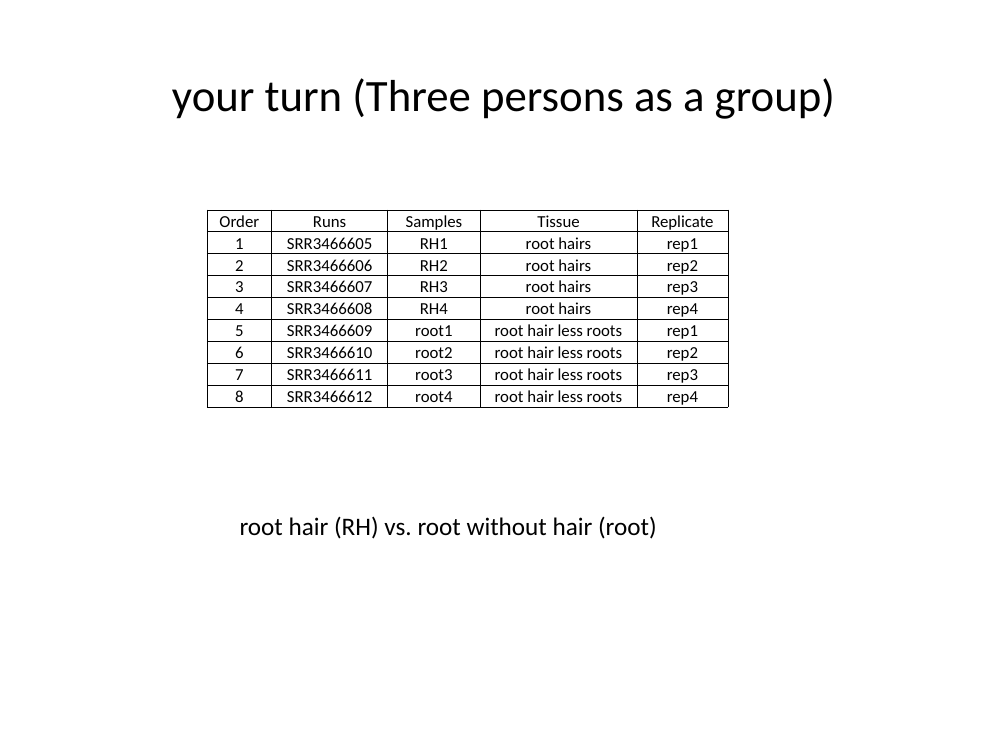
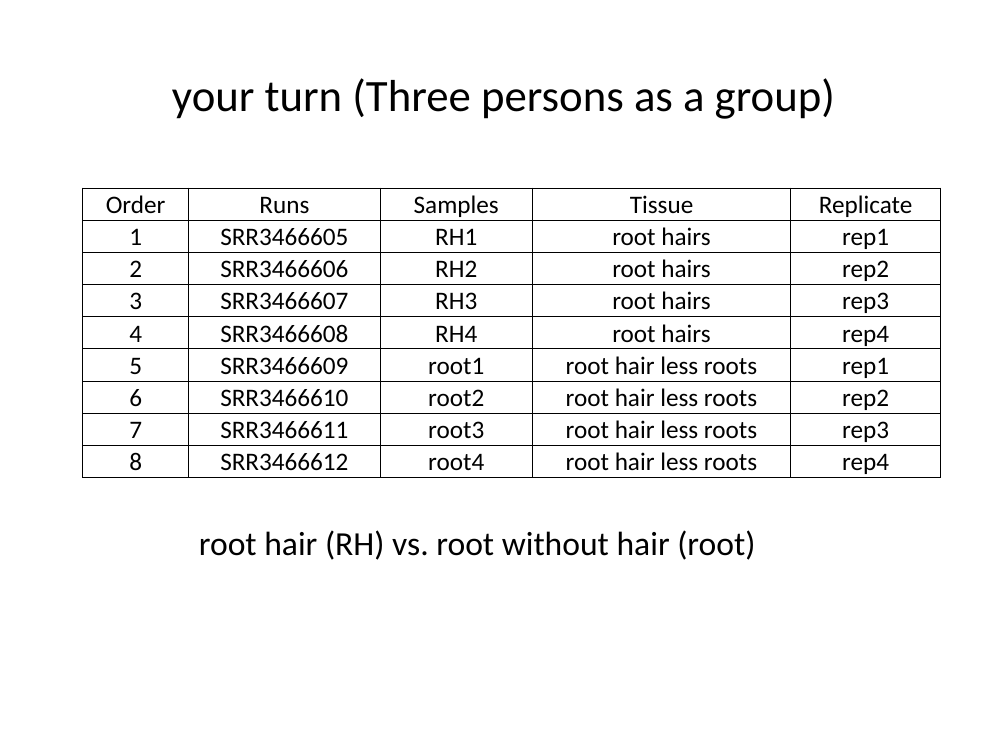
Before and after one commit to liu3zhenlab/teaching, a slide deck: slide 27 of PLPTH813Bioinformatis/2021/inclassProjects/lecture02_in-class-project/RNA-Seq/in-class.project_DE.pptx (slide 25 before the commit). Drawn at 1008x756 pixels with LibreOffice and Linux fonts; fonts in the diff are those of the drawing. Boxes give left, top, right and bottom in pixels: in the first picture for what was removed or moved away, otherwise in the second. Text is boxed around its words. In the diff, an @@ line names an element or a change of style, - is before the commit and + after.

```diff
--- a/PLPTH813Bioinformatis/2021/inclassProjects/lecture02_in-class-project/RNA-Seq/in-class.project_DE.pptx
+++ b/PLPTH813Bioinformatis/2021/inclassProjects/lecture02_in-class-project/RNA-Seq/in-class.project_DE.pptx
@@ table at (83, 187, 940, 478) @@
@@ size 12 to 18 pt @@
@@ table: place and size @@
-table at (208, 210, 729, 409)
+table at (83, 187, 940, 478)
@@ text "root hair (RH) vs. root ...": place and size @@
-text "root hair (RH) vs. root ..." at (240, 516, 657, 539)
+text "root hair (RH) vs. root ..." at (199, 530, 755, 560)
@@ text "root hair (RH) vs. root ..." at (199, 530, 755, 560): size 18 to 24 pt @@
```
Also in this commit, not shown: 14 other slides changed, 4 slides added, 2 slides removed, 19 other files.
